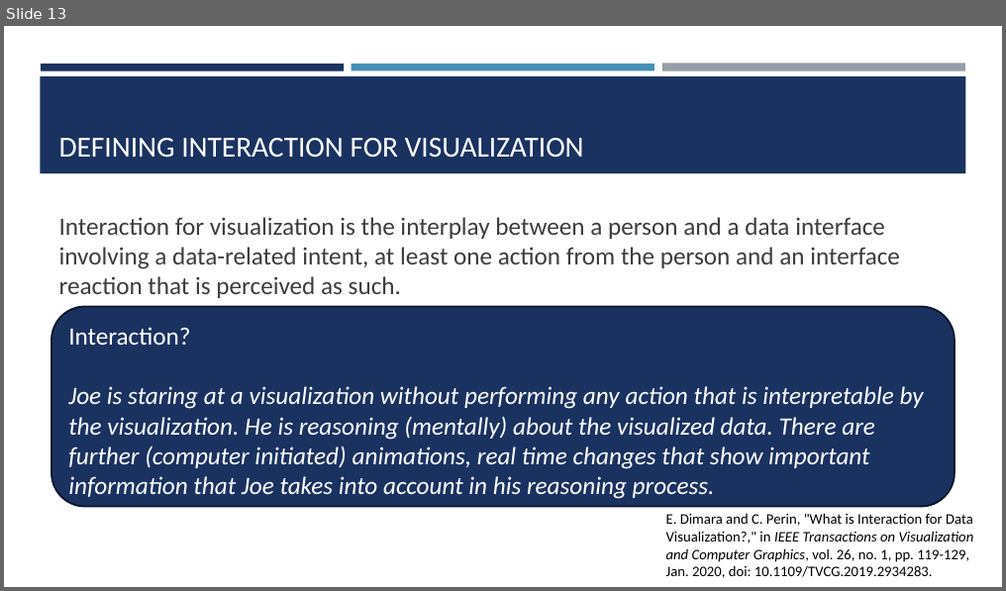
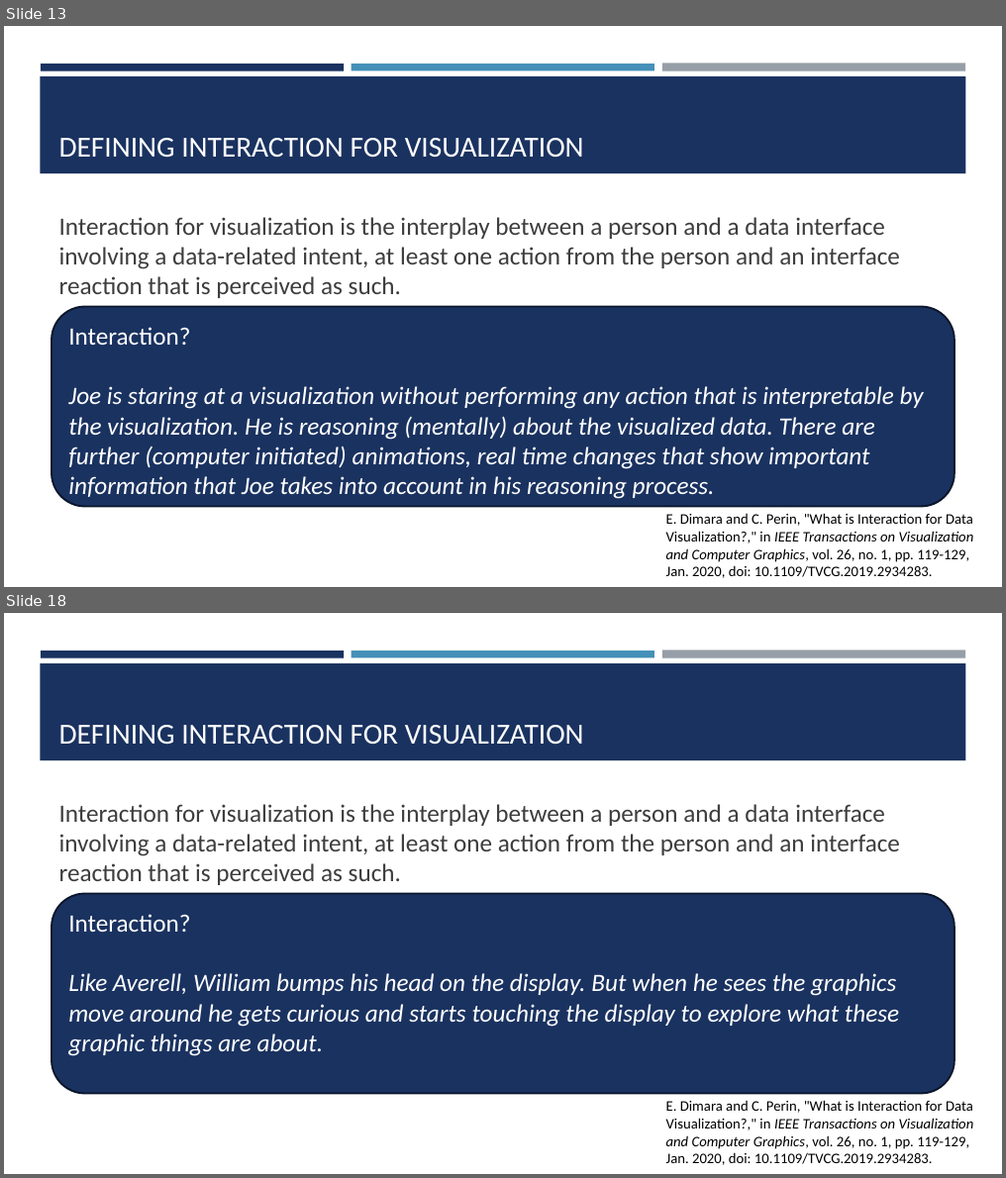
Before and after one commit to amosca01/SDS-CSC235, a slide deck: slides/05-interaction.pptx. Shown one above the other, each under a label of ours: slide 13 before the commit, slides 13 and 18 after it; the slides between them are not shown. The pictures are 1006x591 and 1006x1178 pixels, drawn with LibreOffice and Linux fonts; fonts in the diff are those of the drawing. Boxes give left, top, right and bottom in pixels: in the first picture for what was removed or moved away, otherwise in the second. Text is boxed around its words. In the diff, an @@ line names an element or a change of style, - is before the commit and + after.

Commit message:
interaction

```diff
--- a/slides/05-interaction.pptx
+++ b/slides/05-interaction.pptx
@@ slide 18 added at (x1=4, y1=613, x2=1002, y2=1174), background #FFFFFF; not listed: 4 template elements that a slide beside it also shows @@
@@ title added at (x1=59, y1=725, x2=584, y2=745), 28 pt, text #FFFFFF @@
+DEFINING INTERACTION FOR VISUALIZATION
@@ text added at (x1=59, y1=804, x2=900, y2=885), 24 pt, text #3D3D3D @@
+Interaction for visualization is the interplay between a person and a data interface involving a data-related intent, at least one action from the person and an interface reaction that is perceived as such.
@@ rounded rectangle added at (x1=52, y1=894, x2=954, y2=1093), fill #1A3260, outline #0B162A 1.75 pt, 24 pt, text #FFFFFF, italic @@
+Interaction?
+Like Averell, William bumps his head on the display. But when he sees the graphics move around he gets curious and starts touching the display to explore what these graphic things are about.
@@ text added at (x1=666, y1=1100, x2=974, y2=1165), 14 pt, text #000000 @@
+E. Dimara and C. Perin, "What is Interaction for Data Visualization?," in IEEE Transactions on Visualization and Computer Graphics, vol. 26, no. 1, pp. 119-129, Jan. 2020, doi: 10.1109/TVCG.2019.2934283.
```
Also in this commit, not shown: 1 slide changed, 13 other slides added, 5 other files.
